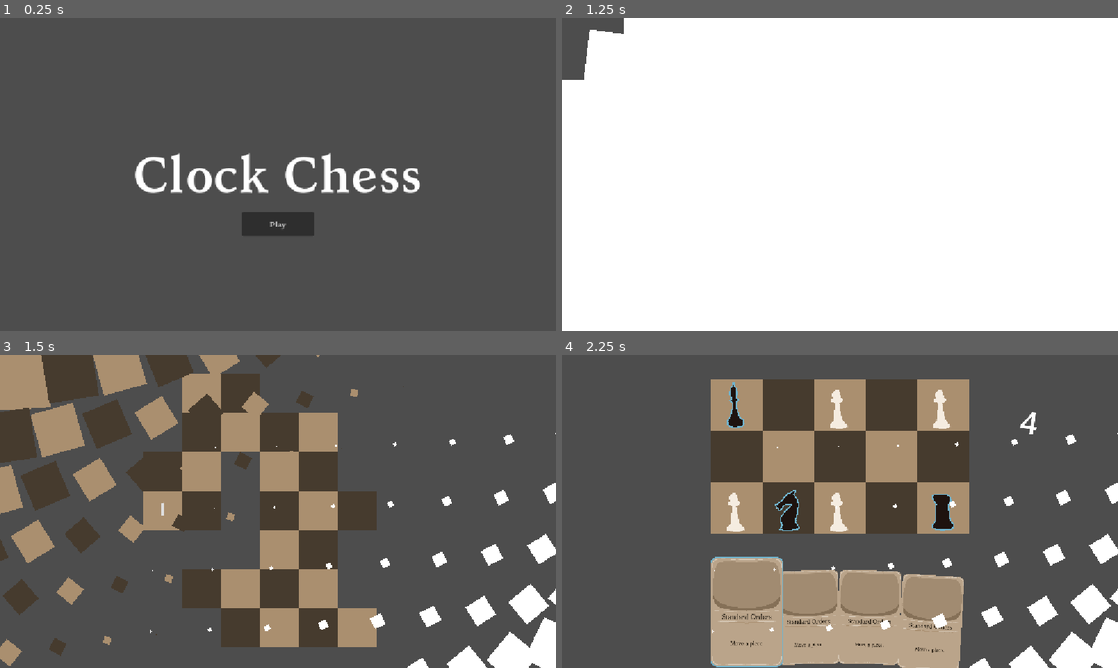
Above: before the commit, frames 1-4 (two rows, left to right).
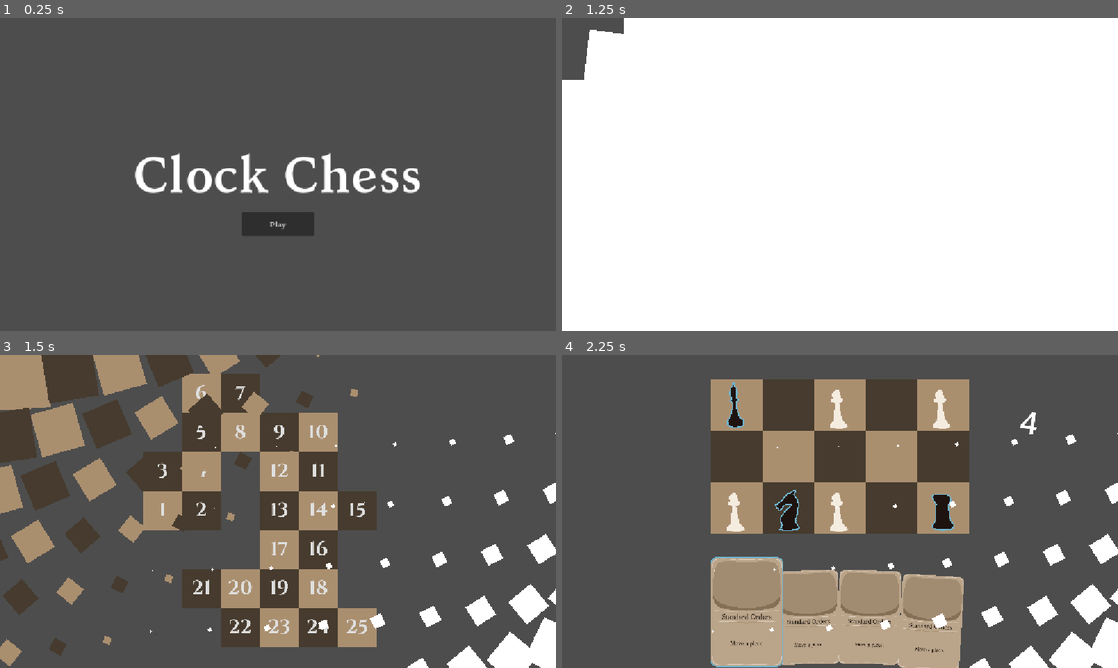
Above: after the commit, the same moments.

Repository: yourname3/gmtk-2026
Game: Godot game, scene res://main_menu/main_menu.tscn
Two runs of this game, one before a commit and one after it. Both use one fixed random seed, a clock stepped at 60 frames per second and the inputs below.
Inputs:
- Up to frame 1 (0.25 s): no input
- Up to frame 2 (1.25 s): click "Play" at 0.5 s
- Up to frame 3 (1.5 s): click "1" at 1.25 s
- Up to frame 4 (2.25 s): click "Undo" at 2 s

Frames 1-2 are identical in both runs. In frame 3, 1.3% of the frame differs, in the area x 28-66%, y 9-90%; in frame 4, nothing differs.

Commit message:
level decheesing + psuedo-blind difficult rankings

Diff:
--- a/card/card_data.gd
+++ b/card/card_data.gd
@@ -20,6 +20,7 @@
 	KNIGHT_ON_CAPTURE,
 	REPEAT_X,
 	REPEAT_TWO,
+	MOVE_TWICE_KILLER,
 }
 
 @export var activation: Activate = Activate.PieceMove
@@ -71,3 +72,8 @@
 			var additional_moves: int = Clock.instance.count - 1
 			for i in range(0, additional_moves):
 				await Piece.last_move_piece.move_this(true)
+		SpecialAbility.MOVE_TWICE_KILLER:
+			if Piece.last_move_piece.has_captured:
+				var additional_moves: int = 1
+				for i in range(0, additional_moves):
+					await Piece.last_move_piece.move_this(true)
--- /dev/null
+++ b/cards/move_any_twice_killer.tres
@@ -0,0 +1,11 @@
+[gd_resource type="Resource" script_class="CardData" format=3 uid="uid://cecxt4qg5sf8j"]
+
+[ext_resource type="Script" uid="uid://dfant1e3uq18d" path="res://card/card_data.gd" id="1_xgn0v"]
+
+[resource]
+script = ExtResource("1_xgn0v")
+piece_filter = 1
+ability = 8
+name = "Double Jeapardy"
+description = "Move ANY piece. Move it again if it has ever made a capture."
+metadata/_custom_type_script = "uid://dfant1e3uq18d"
--- a/global.gd
+++ b/global.gd
@@ -7,10 +7,19 @@
 var current_level: int = -1
 
 var level_names: Array[StringName] = [
-	&"res://levels/level_intro.tscn",
-	&"res://levels/level_intro_variation.tscn",
-	&"res://levels/transform_rook.tscn",
-	&"res://levels/sacrifice_bishop_staredown.tscn",
+	&"res://levels/level_intro.tscn",# easy enough
+	&"res://levels/level_intro_variation.tscn", # easy enough
+	&"res://levels/transform_rook.tscn", # not so hard
+	&"res://levels/sacrifice_bishop_staredown.tscn", # tricky
+	&"res://levels/careful_xmove_align.tscn", # medium
+	&"res://levels/charge_lineup_variation2.tscn", # < medium ?
+	&"res://levels/forced_own_kill.tscn", # trickier
+	&"res://levels/level_random1.tscn", # trickier (esp. as compared to careful_xmove_align)
+	&"res://levels/pawn_charge1.tscn", # tricky! hard! (first pawn up charge... need to pay attention to these.)
+	&"res://levels/rook_laser.tscn", # hard
+	&"res://levels/transform_rook_variation.tscn", # medium.. harder than other one?
+	&"res://levels/random2.tscn", # medium + slight trick (parity)
+	&"res://levels/turn_enemy_into_horse_for_movement.tscn", # hard due to pawn charge
 ]
 
 func load_level(index: int) -> void:
--- a/level_select/level_select.gd
+++ b/level_select/level_select.gd
@@ -19,10 +19,10 @@
 		var check_neighbor = func(x: int, y: int) -> bool:
 			var neighbor = dictionary.get(button.tile() + Vector2i(x, y))
 			if neighbor:
-				if Global.save_data.completed_levels.has(neighbor.number):
+				if Global.save_data.level_completed(neighbor.number):
 					return true
 			return false
-		if Global.save_data.completed_levels.has(button.number):
+		if Global.save_data.level_completed(button.number):
 			enabled = true
 		if button.number == 0:
 			enabled = true # You can always play level 0
--- a/levels/careful_xmove_align.tscn
+++ b/levels/careful_xmove_align.tscn
@@ -33,6 +33,5 @@
 type = 1
 
 [node name="Piece4" parent="." index="9" unique_id=1635803077 instance=ExtResource("2_71ssf")]
-position = Vector2(512, 0)
-type = 1
+type = 3
 is_black = false
--- a/levels/rook_laser.tscn
+++ b/levels/rook_laser.tscn
@@ -10,7 +10,7 @@
 [node name="Level" unique_id=1114344541 instance=ExtResource("1_nuiw7")]
 
 [node name="ChessBoard" parent="." index="1" unique_id=854148038]
-layer_0/tile_data = PackedInt32Array(0, 0, 0, 65537, 0, 0, 1 …(341 unchanged characters)…  131078, 0, 0, 196614, 65536, 0, 6, 0, 0)
+layer_0/tile_data = PackedInt32Array(0, 0, 0, 65537, 0, 0, 1 …(341 unchanged characters)…  131078, 0, 0, 196614, 65536, 0, 6, 0, 0, 7, 65536, 0, 131079, 65536, 0, 196615, 0, 0, 65543, 0, 0)
 
 [node name="CardHand" parent="CanvasLayer/Control" parent_id_path=PackedInt32Array(746026494) index="0" unique_id=850826435]
 cards = Array[ExtResource("2_h6mgc")]([ExtResource("3_c0nsb"), ExtResource("3_c0nsb"), ExtResource("3_c0nsb"), ExtResource("4_wafha"), ExtResource("5_5qpoi")])
@@ -27,7 +27,7 @@
 type = 3
 
 [node name="Piece4" parent="." index="7" unique_id=1632736529 instance=ExtResource("2_u6wul")]
-position = Vector2(1536, 256)
+position = Vector2(1792, 256)
 is_black = false
 
 [node name="Piece5" parent="." index="8" unique_id=1331472116 instance=ExtResource("2_u6wul")]
--- a/levels/turn_enemy_into_horse_for_movement.tscn
+++ b/levels/turn_enemy_into_horse_for_movement.tscn
@@ -6,7 +6,7 @@
 [ext_resource type="Resource" uid="uid://caqlqi7aenrmf" path="res://cards/move.tres" id="4_tttib"]
 [ext_resource type="Resource" uid="uid://b3gif8w5gjjkt" path="res://cards/move_any_then_knight_on_capture.tres" id="5_mq55n"]
 [ext_resource type="Resource" uid="uid://blm2qo2rq08c6" path="res://cards/repeat_move_once.tres" id="6_pc8t3"]
-[ext_resource type="Resource" uid="uid://d0deoaiqlkevd" path="res://cards/move_any_x_times.tres" id="7_434d8"]
+[ext_resource type="Resource" uid="uid://cecxt4qg5sf8j" path="res://cards/move_any_twice_killer.tres" id="7_mq55n"]
 
 [node name="Level" unique_id=1114344541 instance=ExtResource("1_my33m")]
 
@@ -21,7 +21,6 @@
 
 [node name="Piece2" parent="." index="4" unique_id=1651993651 instance=ExtResource("2_vafrk")]
 position = Vector2(768, 1024)
-type = 3
 is_black = false
 
 [node name="Piece5" parent="." index="5" unique_id=1638246795 instance=ExtResource("2_vafrk")]
@@ -30,4 +29,4 @@
 is_black = false
 
 [node name="CardHand" parent="CanvasLayer/Control" parent_id_path=PackedInt32Array(746026494) index="0" unique_id=850826435]
-cards = Array[ExtResource("3_0lspk")]([ExtResource("4_tttib"), ExtResource("5_mq55n"), ExtResource("6_pc8t3"), ExtResource("7_434d8")])
+cards = Array[ExtResource("3_0lspk")]([ExtResource("4_tttib"), ExtResource("5_mq55n"), ExtResource("6_pc8t3"), ExtResource("7_mq55n")])
--- a/piece/piece.gd
+++ b/piece/piece.gd
@@ -24,12 +24,14 @@
 
 @export var type: Type = Type.PAWN
 @export var is_black: bool = true
+var has_captured: bool = false
 
 class UndoState:
 	var tile_pos: Vector2i
 	var type: Type
 	var alive: bool
 	var is_black: bool
+	var has_captured: bool
 
 var undo_states: Array[UndoState] = []
 
@@ -39,6 +41,7 @@
 	state.type = type
 	state.alive = alive
 	state.is_black = is_black
+	state.has_captured = has_captured
 
 	undo_states.push_back(state)
 
@@ -69,6 +72,7 @@
 		type = state.type
 		alive = state.alive
 		is_black = state.is_black
+		has_captured = state.has_captured
 
 		if alive: show()
 		else: hide()
@@ -245,6 +249,8 @@
 	z_index = 0
 
 	position = target * 256 # lock position down
+	if capture != null:
+		has_captured = true
 	SignalBus.piece_moved.emit()
 
 func tile_pos() -> Vector2i:
--- a/save_data.gd
+++ b/save_data.gd
@@ -2,3 +2,7 @@
 class_name SaveData
 
 @export var completed_levels: Dictionary[int, bool] = {}
+
+func level_completed(idx: int) -> bool:
+	return true # debug mode
+	#return completed_levels.has(idx)
